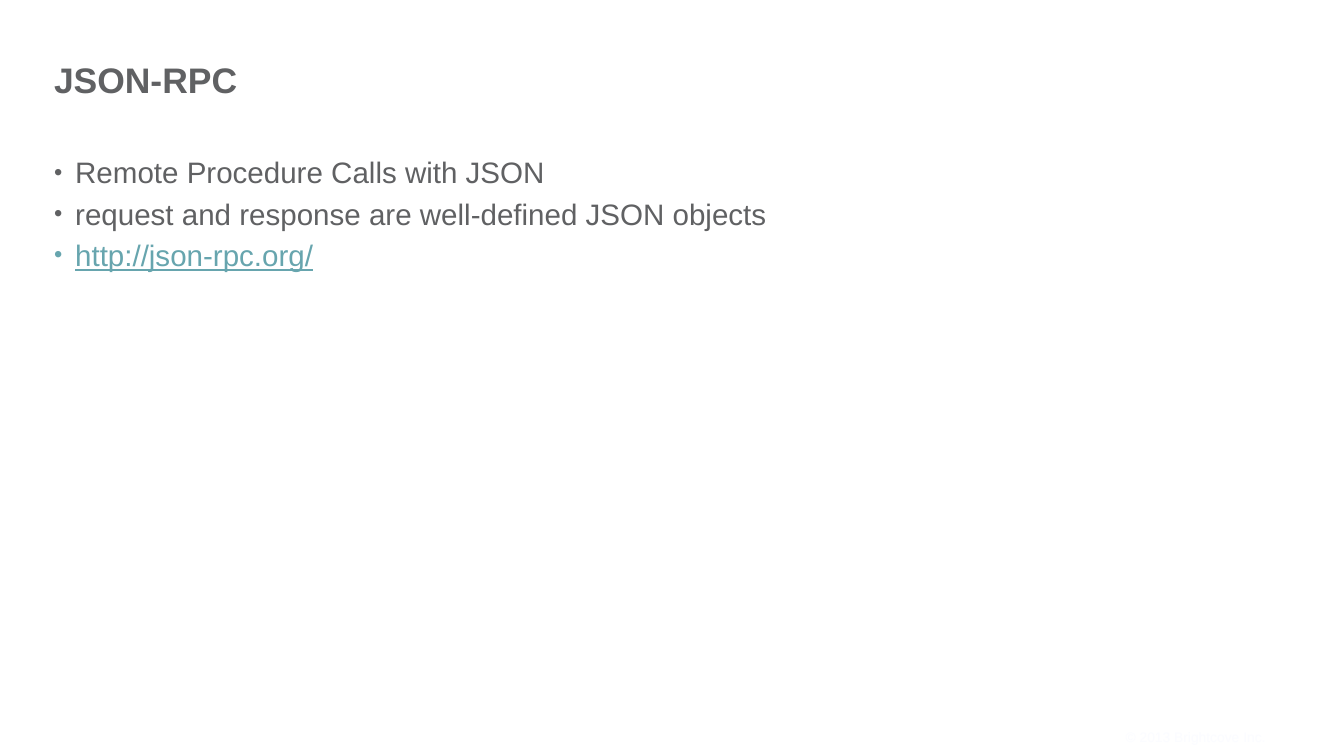
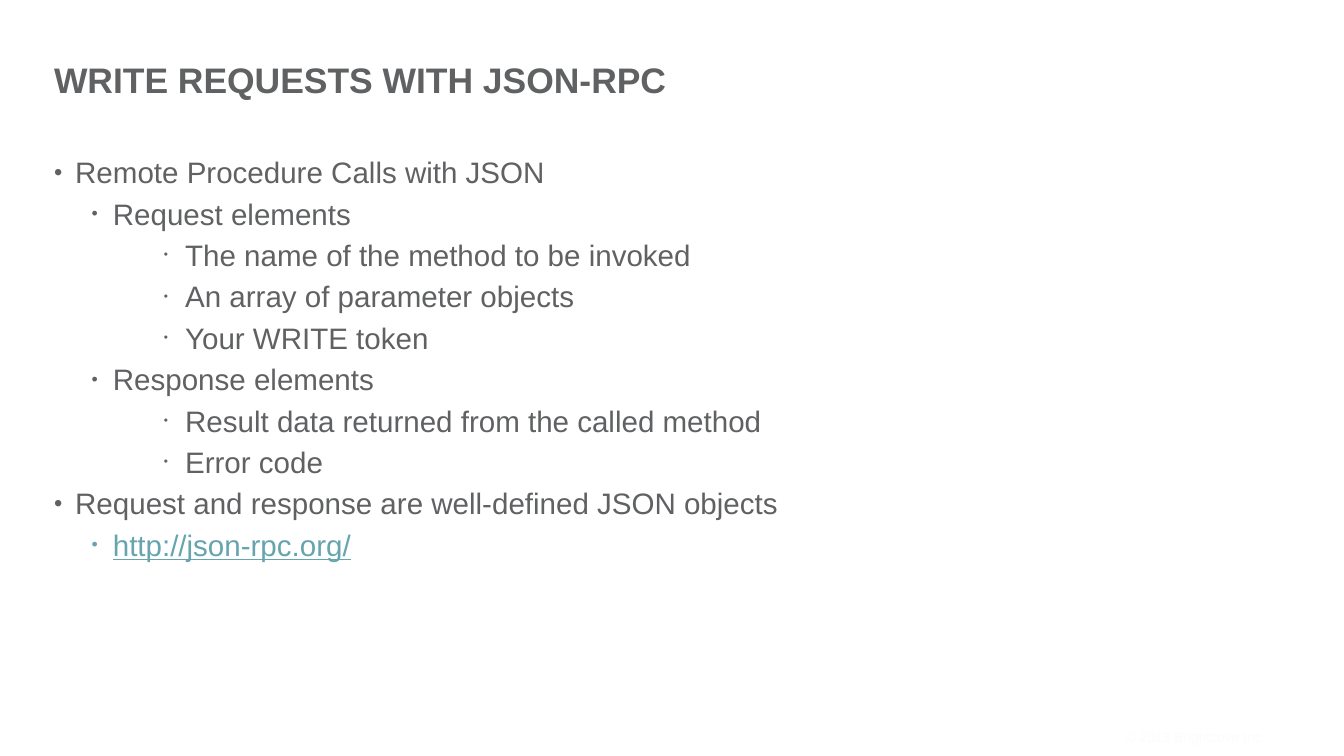
Before and after one commit to BrightcoveLearning/VideoCloudMediaAPI, a slide deck: slide 2 of VideoSessionsMaterials/creating-write-requests.pptx (slide 3 before the commit). Drawn at 1344x756 pixels with LibreOffice and Linux fonts; fonts in the diff are those of the drawing; background and template pictures are left out. Boxes give left, top, right and bottom in pixels: in the first picture for what was removed or moved away, otherwise in the second. Text is boxed around its words. In the diff, an @@ line names an element or a change of style, - is before the commit and + after.

```diff
--- a/VideoSessionsMaterials/creating-write-requests.pptx
+++ b/VideoSessionsMaterials/creating-write-requests.pptx
@@ title at box(54, 68, 666, 100): text changed @@
-JSON-RPC
+WRITE REQUESTS WITH JSON-RPC
@@ text at box(75, 203, 778, 520): text changed @@
-• request and response are well-defined JSON objects
+  • Request elements
+    • The name of the method to be invoked
+    • An array of parameter objects
+    • Your WRITE token
+  • Response elements
+    • Result data returned from the called method
+    • Error code
+• Request and response are well-defined JSON objects
@@ text at box(113, 534, 351, 561): list level 1 to 2 in "http://json-rpc.org/" @@
```
Also in this commit, not shown: 3 other slides changed, 6 slides removed, 1 other file.
